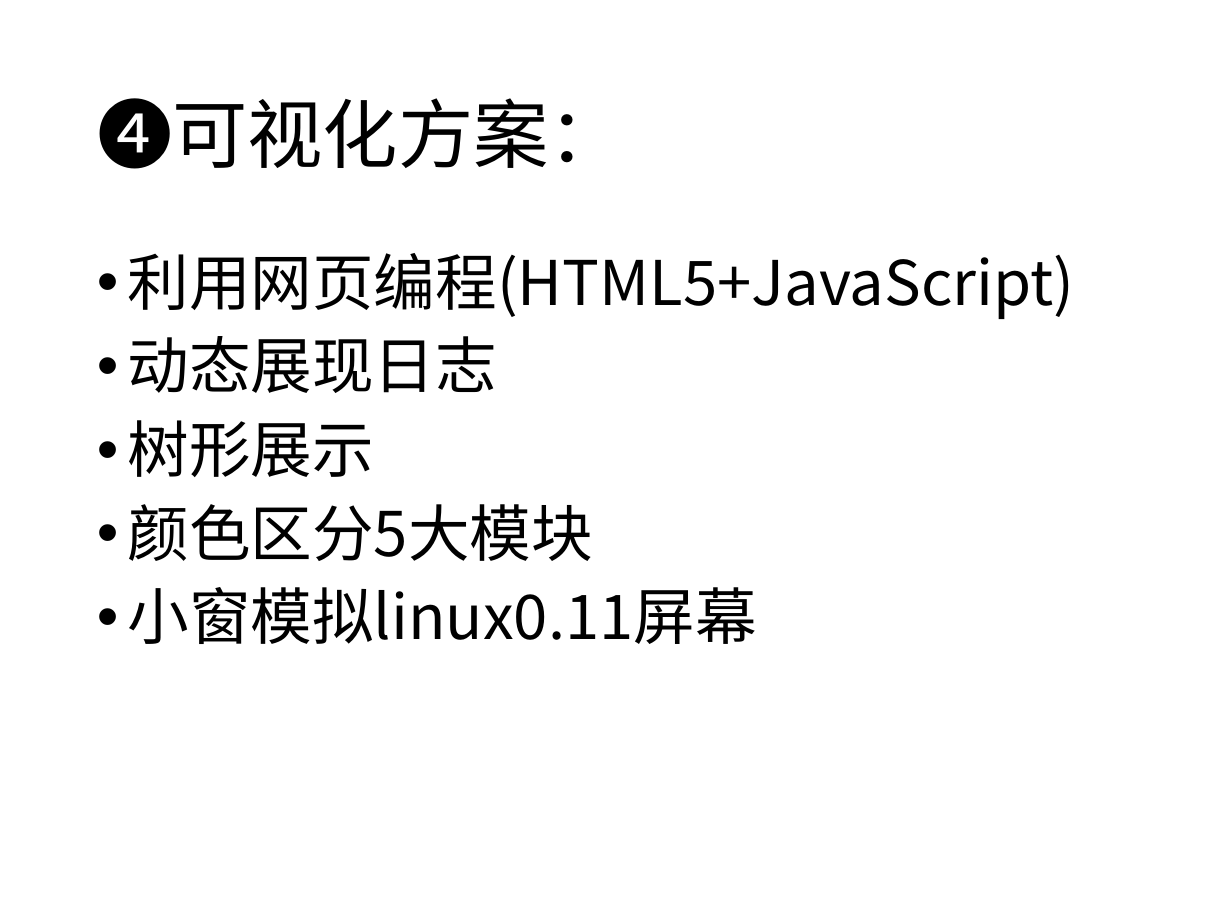
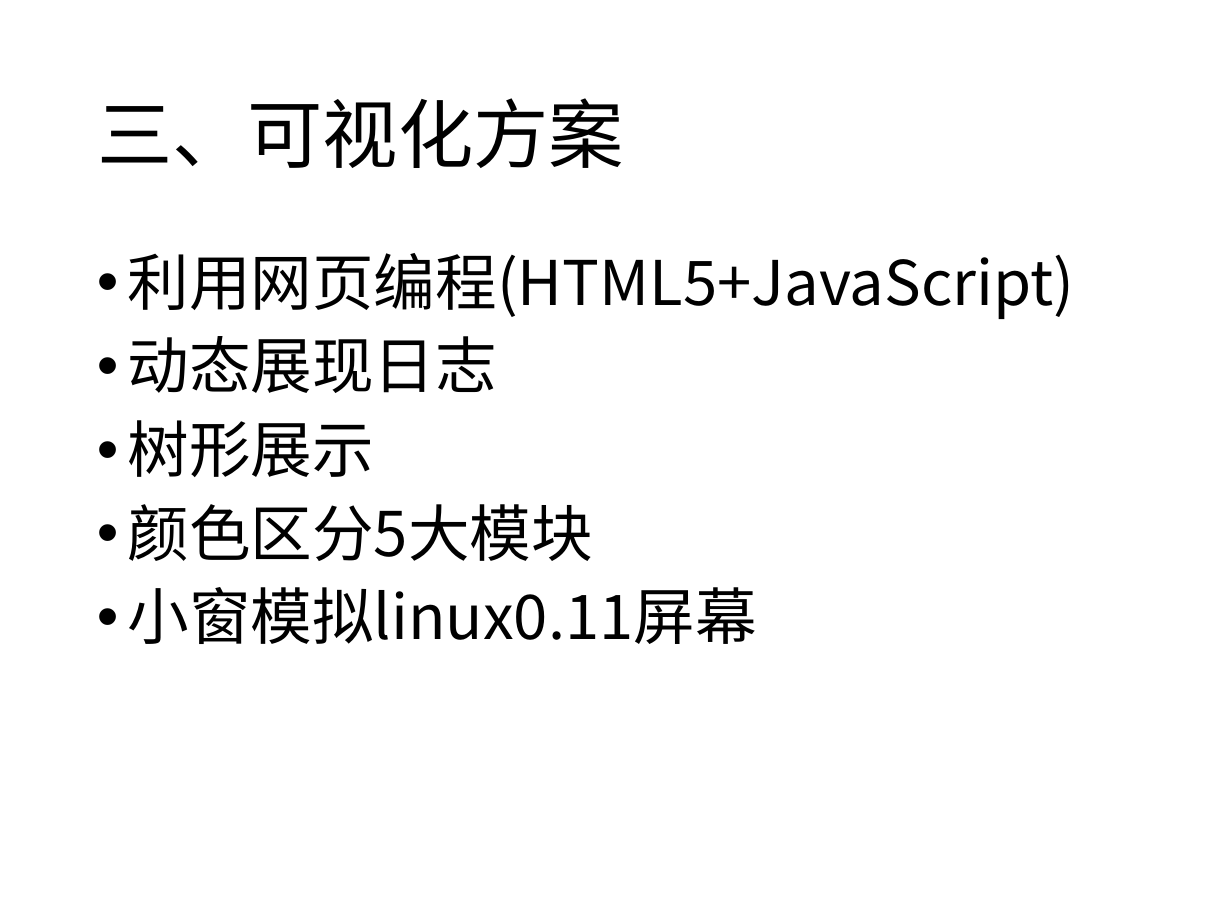
Before and after one commit to sfd158/oldlinux-homework, a slide deck: slide 8 of 宋振华第7周.ppt (slide 6 before the commit). Drawn at 1232x924 pixels with LibreOffice and Linux fonts; fonts in the diff are those of the drawing. Boxes give left, top, right and bottom in pixels: in the first picture for what was removed or moved away, otherwise in the second. Text is boxed around its words. In the diff, an @@ line names an element or a change of style, - is before the commit and + after.

```diff
--- a/宋振华第7周.ppt
+++ b/宋振华第7周.ppt
@@ title at (97,98,624,168): text changed @@
-❹可视化方案：
+三、可视化方案
```
Also in this commit, not shown: 4 other slides changed, 6 slides added, 1 other file.
